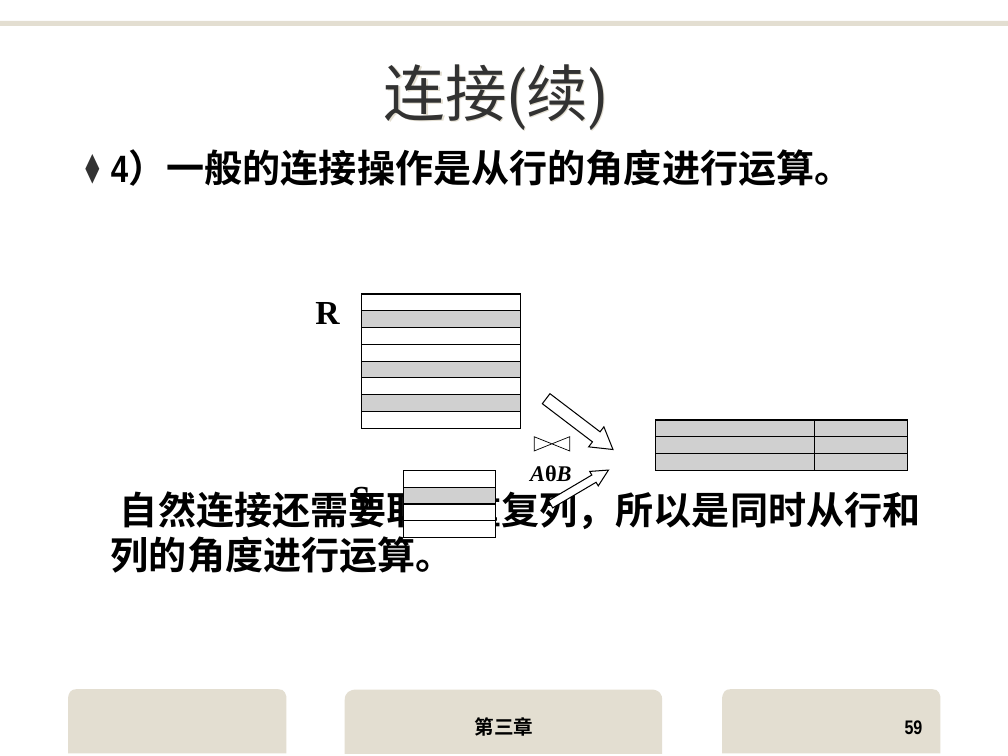
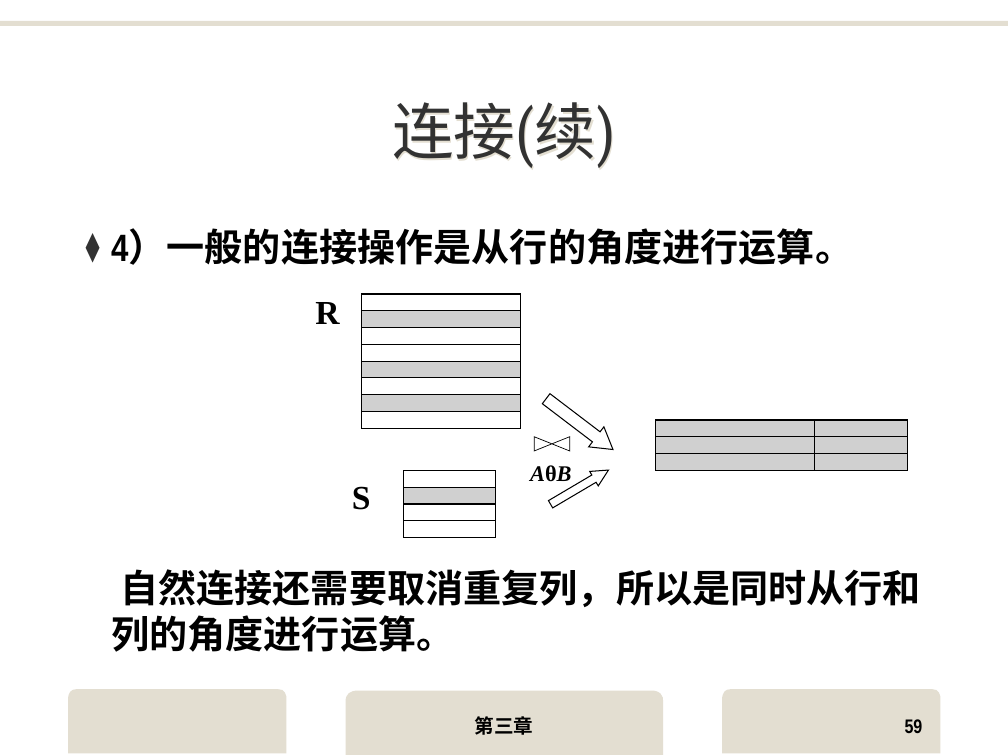
Before and after one commit to yuanba/Study, a slide deck: slide 59 of MySQL/DB-ppt/3关系数据库.ppt. Drawn at 1008x756 pixels with LibreOffice and Linux fonts; fonts in the diff are those of the drawing; grey boxes stand for pictures; background and template pictures are left out. Boxes give left, top, right and bottom in pixels: in the first picture for what was removed or moved away, otherwise in the second. Text is boxed around its words. In the diff, an @@ line names an element or a change of style, - is before the commit and + after.

```diff
--- a/MySQL/DB-ppt/3关系数据库.ppt
+++ b/MySQL/DB-ppt/3关系数据库.ppt
@@ title "连接(续)" moved from (x1=384, y1=64, x2=608, y2=130) to (x1=392, y1=102, x2=616, y2=169) @@
@@ text "4）一般的连接操作是从行的角度进行运算。" moved from (x1=111, y1=152, x2=921, y2=573) to (x1=111, y1=230, x2=921, y2=652) @@
```
Also in this commit, not shown: 80 other slides changed, 28 other files.
